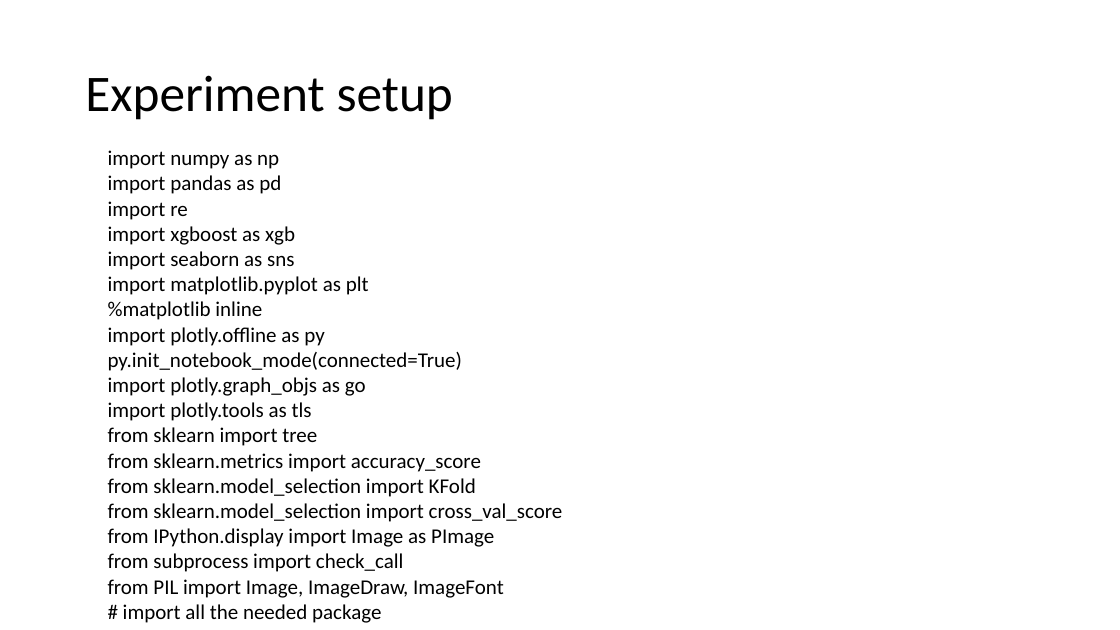
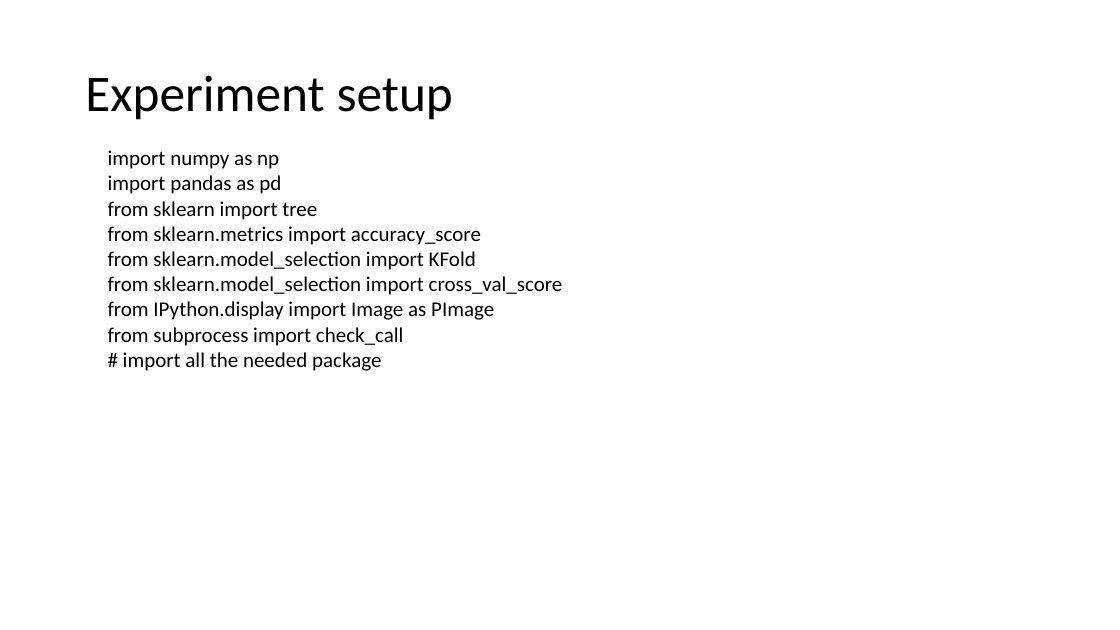
Before and after one commit to jiaxinxie97/COMP4331, a slide deck: slide 6 of tut3/tut3.pptx (slide 8 before the commit). Drawn at 1120x630 pixels with LibreOffice and Linux fonts; fonts in the diff are those of the drawing. Boxes give left, top, right and bottom in pixels: in the first picture for what was removed or moved away, otherwise in the second. Text is boxed around its words. In the diff, an @@ line names an element or a change of style, - is before the commit and + after.

```diff
--- a/tut3/tut3.pptx
+++ b/tut3/tut3.pptx
@@ text at box(108, 201, 462, 421): paragraphs removed @@
-import re
-import xgboost as xgb
-import seaborn as sns
-import matplotlib.pyplot as plt
-%matplotlib inline
-import plotly.offline as py
-py.init_notebook_mode(connected=True)
-import plotly.graph_objs as go
-import plotly.tools as tls
@@ text at box(108, 579, 504, 598): paragraph removed @@
-from PIL import Image, ImageDraw, ImageFont
```
Also in this commit, not shown: 1 other slide changed, 6 slides added, 2 slides removed, 6 other files.
